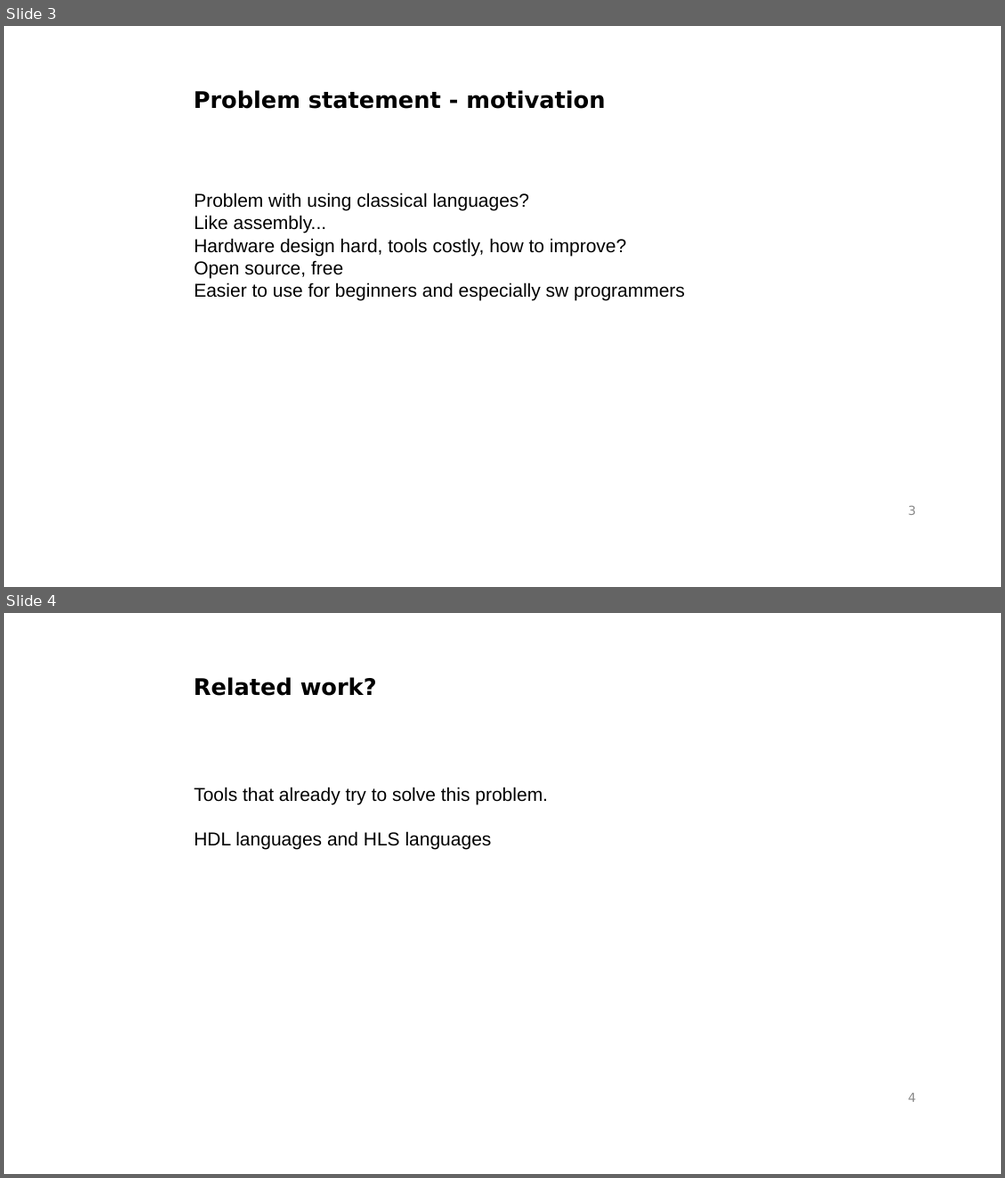
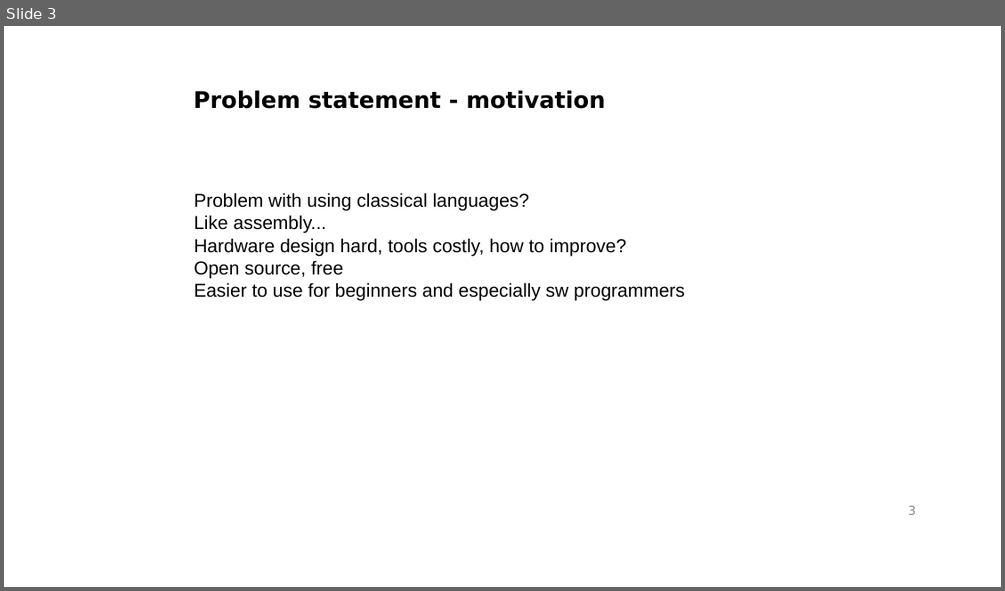
Before and after one commit to gasparka/thesis, a slide deck: presentation.odp. Shown one above the other, each under a label of ours: slides 3 and 4 before the commit, slide 3 after it. The pictures are 1005x1178 and 1005x591 pixels, drawn with LibreOffice and Linux fonts; fonts in the diff are those of the drawing; background and template pictures are left out. Boxes give left, top, right and bottom in pixels: in the first picture for what was removed or moved away, otherwise in the second. Text is boxed around its words. In the diff, an @@ line names an element or a change of style, - is before the commit and + after.

```diff
--- a/presentation.odp
+++ b/presentation.odp
@@ slide 4 removed at bbox=[4, 613, 1001, 1174], background #FFFFFF; not listed: 1 template element that a slide beside it also shows @@
@@ text removed at bbox=[194, 677, 377, 696] @@
-Related work?
@@ text removed at bbox=[194, 787, 548, 850] @@
-Tools that already try to solve this problem.
-HDL languages and HLS languages
```
Also in this commit, not shown: 3 slides changed, 6 slides added, 3 other slides removed.
